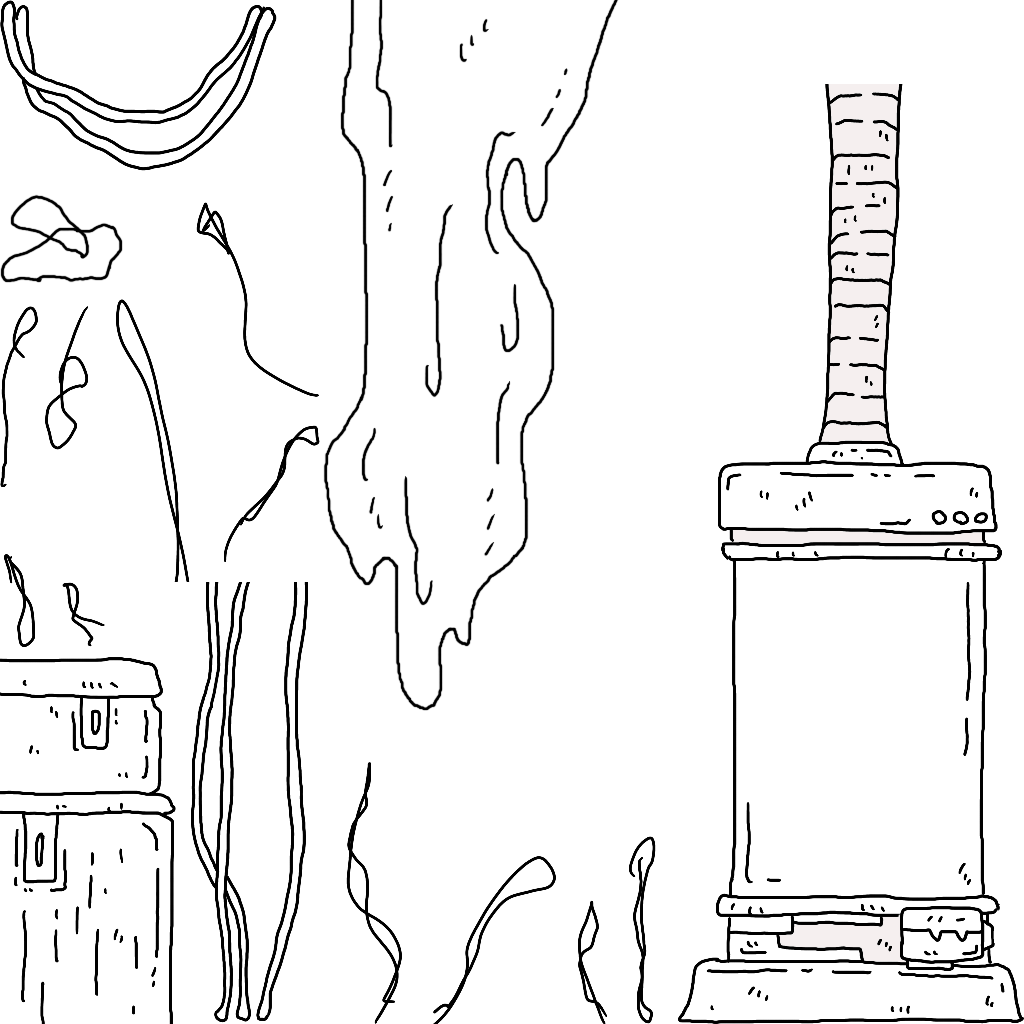
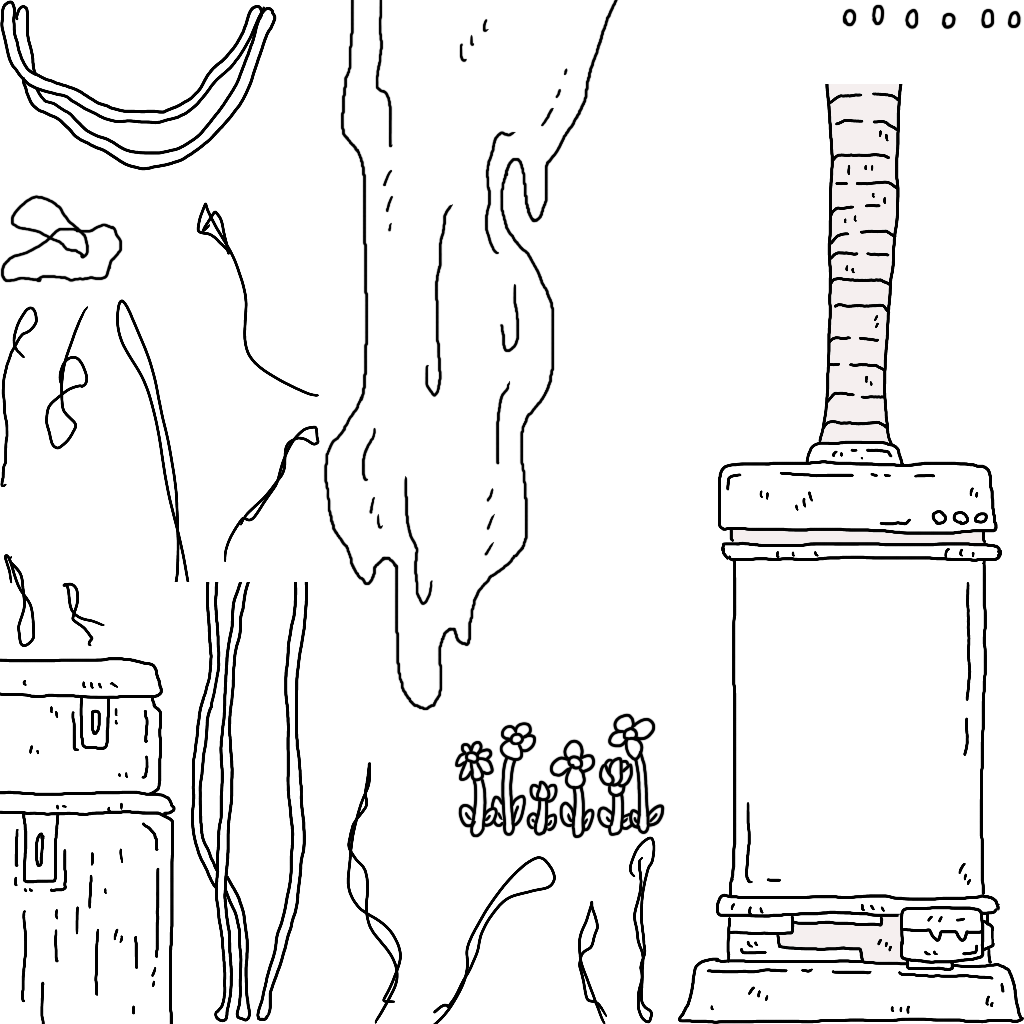
Before/after of a 1024px x 1024px layered artwork. What changed in the layer stack:
added layer "レイヤー 20" in group "無の世界" over [454, 712, 666, 839]
added layer "レイヤー 19" in group "無の世界" over [842, 4, 1022, 30]
